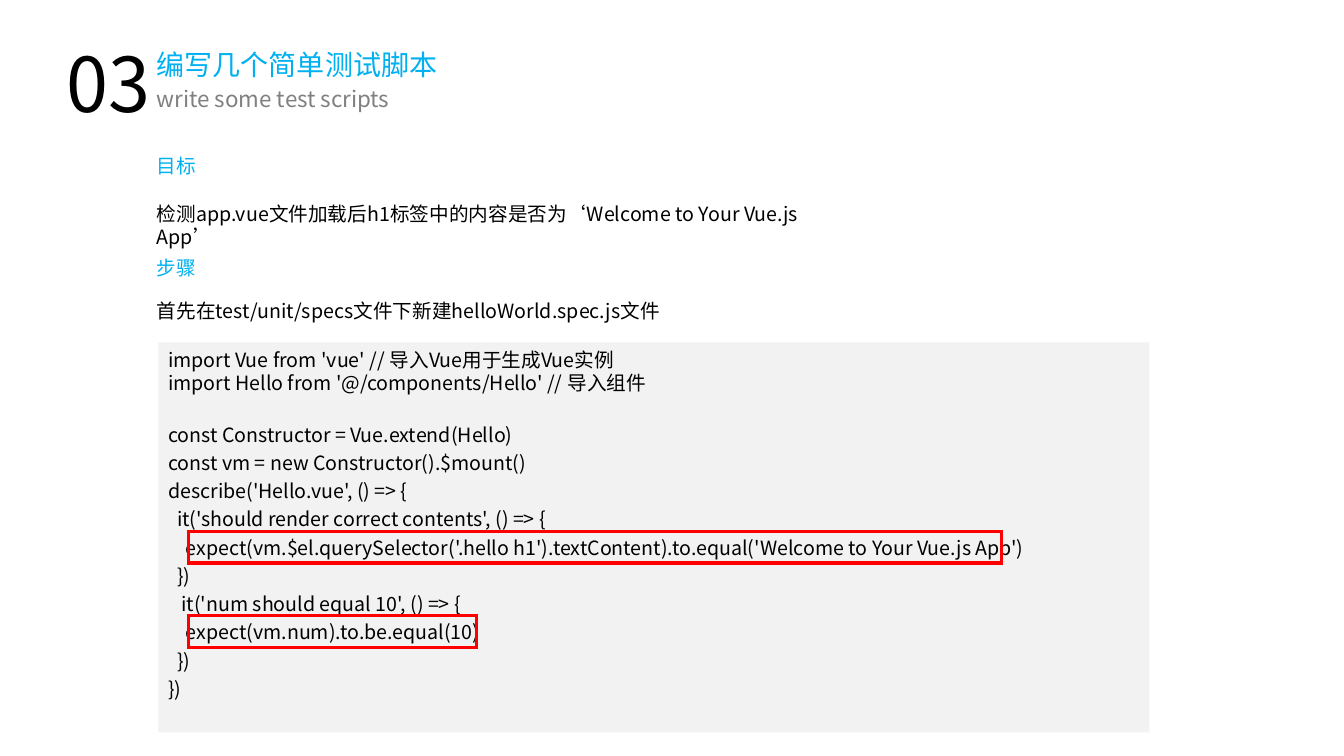
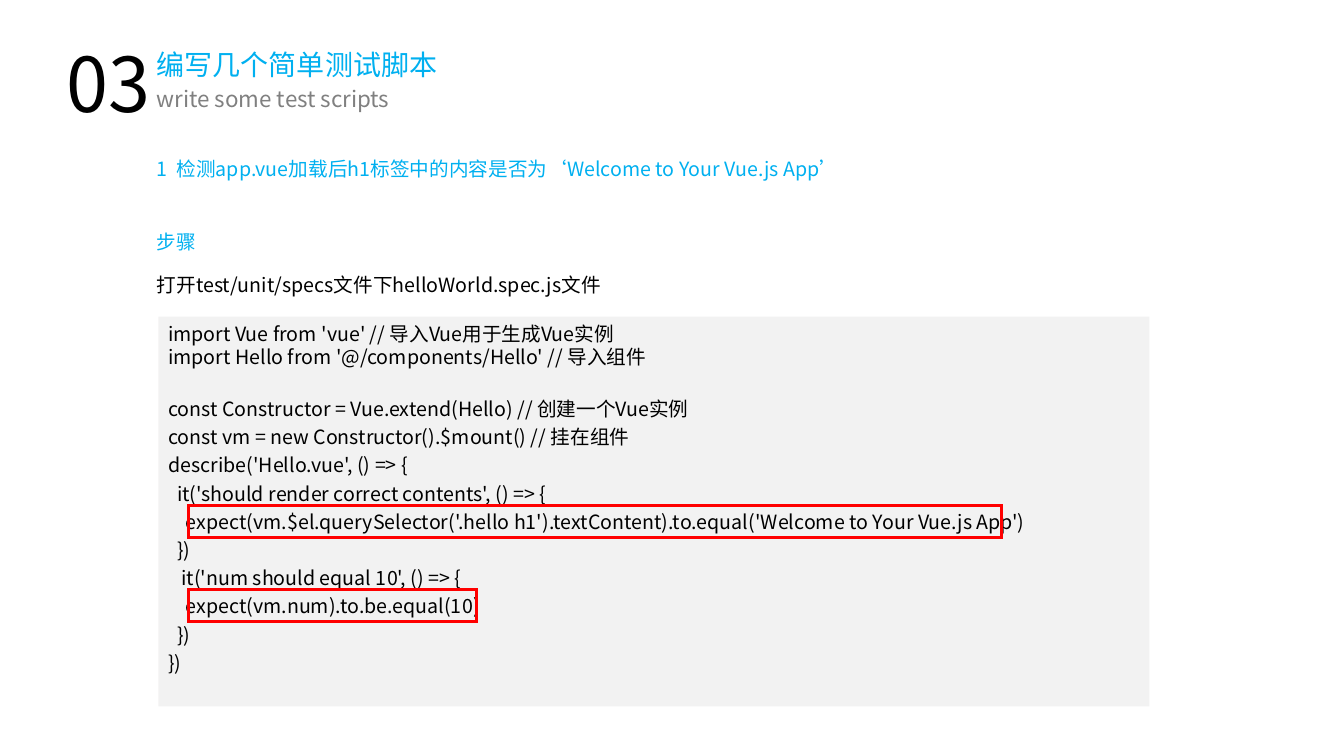
Before and after one commit to hux1ao/vue-unit-test, a slide deck: slide 13 of 单元测试.pptx (slide 8 before the commit). Drawn at 1344x756 pixels with LibreOffice and Linux fonts; fonts in the diff are those of the drawing. Boxes give left, top, right and bottom in pixels: in the first picture for what was removed or moved away, otherwise in the second. Text is boxed around its words. In the diff, an @@ line names an element or a change of style, - is before the commit and + after.

```diff
--- a/单元测试.pptx
+++ b/单元测试.pptx
@@ text at [157, 159, 839, 181]: text changed; text colour #000000 to #00B0F0 @@
-检测app.vue文件加载后h1标签中的内容是否为‘Welcome to Your Vue.js App’
+1 检测app.vue加载后h1标签中的内容是否为‘Welcome to Your Vue.js App’
@@ text removed at [157, 156, 196, 175] @@
-目标
@@ text at [157, 275, 601, 297]: text changed @@
-首先在test/unit/specs文件下新建helloWorld.spec.js文件
+打开test/unit/specs文件下helloWorld.spec.js文件
@@ text in rectangle at [168, 399, 688, 448]: text changed @@
-const Constructor = Vue.extend(Hello)
-const vm = new Constructor().$mount()
+const Constructor = Vue.extend(Hello) // 创建一个Vue实例
+const vm = new Constructor().$mount() // 挂在组件
@@ 3 rectangles, 1 text: place and size @@
-3 rectangles, 1 text at [157, 258, 1149, 733]
+3 rectangles, 1 text at [157, 232, 1149, 707]
```
Also in this commit, not shown: 15 other slides changed, 13 slides added, 1 slide removed, 10 other files.
